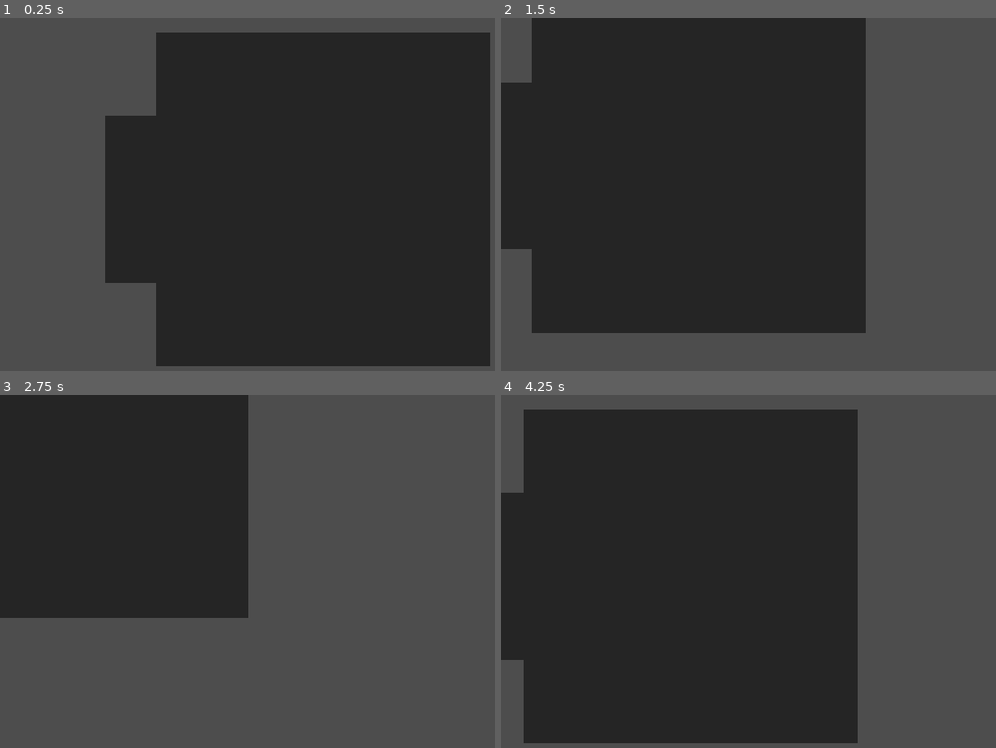
Above: before the commit, frames 1-4 (two rows, left to right).
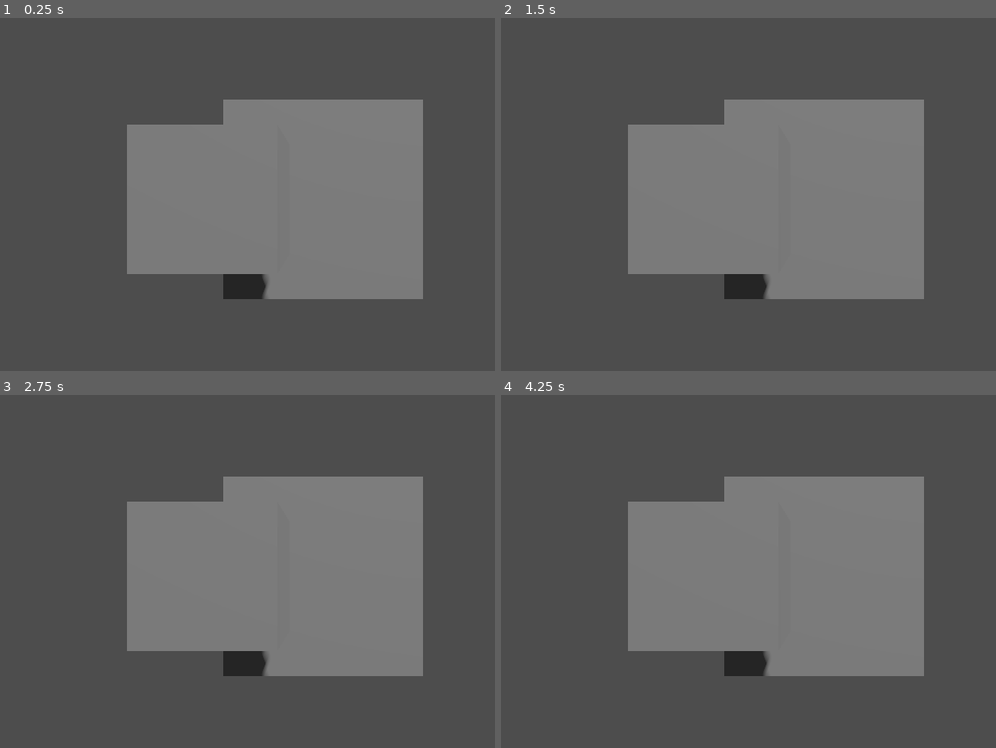
Above: after the commit, the same moments.

Repository: ledtylenol/project_aqua
Game: Godot game, scene res://node_3d.tscn
Same seed, same stepped clock (60 frames per second), same inputs: the game is played once before the commit and once after it. The project has no main scene, so this scene is started directly.
Inputs:
- Up to frame 1 (0.25 s): no input
- Up to frame 2 (1.5 s): tap Enter at 0.5 s; hold Right (ui_right) 0.53-1.28 s; hold Down (ui_down) from 1.28 s (still down)
- Up to frame 3 (2.75 s): release Down (ui_down) at 2.03 s; hold Right (ui_right) from 2.03 s (still down)
- Up to frame 4 (4.25 s): release Right (ui_right) at 2.78 s; hold Up (ui_up) 2.78-3.53 s; hold Left (ui_left) from 3.53 s (still down)

The runs differ from the first frame. In frame 1, 68% of the frame differs, in the area x 21-100%, y 4-99%; in frame 2, 69%; in frame 3, 54%; in frame 4, 73%, in the area x 0-86%, y 4-99%.

Commit message:
asdf

Diff:
--- a/camera_3d.gd
+++ b/camera_3d.gd
@@ -1,6 +1,6 @@
 extends Camera3D
 func _physics_process(delta: float) -> void:
-	var dir = Input.get_vector("ui_left", "ui_right", "ui_down", "ui_up")
+	var dir = Input.get_vector("left", "right", "down", "up")
 	position += basis * xy(dir) * delta
 	var rot = Input.get_axis("rotate_right", "rotate_left")
 	rotate_z(rot * delta * 2 * PI)
--- /dev/null
+++ b/entities/player/player.tscn
@@ -0,0 +1,3 @@
+[gd_scene format=3 uid="uid://w3yajl0x6a16"]
+
+[node name="Player" type="CharacterBody3D"]
--- a/node_3d.tscn
+++ b/node_3d.tscn
@@ -12,12 +12,11 @@
 [node name="Node3D" type="Node3D"]
 
 [node name="DirectionalLight3D" type="DirectionalLight3D" parent="."]
-transform = Transform3D(-0.866025, -0.433013, 0.25, 0, 0.5, 0.866025, -0.5, 0.75, -0.433013, 0, 0, 0)
+transform = Transform3D(-0.866025, -0.433013, 0.25, 0.353553, -0.176777, 0.918559, -0.353553, 0.883883, 0.306186, 0, 0, 0)
 shadow_enabled = true
 
 [node name="Camera3D" type="Camera3D" parent="."]
 keep_aspect = 0
-projection = 1
 current = true
 size = 3.86761
 script = ExtResource("1_a202f")
--- a/project.godot
+++ b/project.godot
@@ -26,3 +26,23 @@
 "events": [Object(InputEventKey,"resource_local_to_scene":false,"resource_name":"","device":-1,"window_id":0,"alt_press …(192 unchanged characters)…
 ]
 }
+up={
+"deadzone": 0.2,
+"events": [Object(InputEventKey,"resource_local_to_scene":false,"resource_name":"","device":-1,"window_id":0,"alt_pressed":false,"shift_pressed":false,"ctrl_pressed":false,"meta_pressed":false,"pressed":false,"keycode":0,"physical_keycode":87,"key_label":0,"unicode":119,"location":0,"echo":false,"script":null)
+]
+}
+down={
+"deadzone": 0.2,
+"events": [Object(InputEventKey,"resource_local_to_scene":false,"resource_name":"","device":-1,"window_id":0,"alt_pressed":false,"shift_pressed":false,"ctrl_pressed":false,"meta_pressed":false,"pressed":false,"keycode":0,"physical_keycode":83,"key_label":0,"unicode":115,"location":0,"echo":false,"script":null)
+]
+}
+left={
+"deadzone": 0.2,
+"events": [Object(InputEventKey,"resource_local_to_scene":false,"resource_name":"","device":-1,"window_id":0,"alt_pressed":false,"shift_pressed":false,"ctrl_pressed":false,"meta_pressed":false,"pressed":false,"keycode":0,"physical_keycode":65,"key_label":0,"unicode":97,"location":0,"echo":false,"script":null)
+]
+}
+right={
+"deadzone": 0.2,
+"events": [Object(InputEventKey,"resource_local_to_scene":false,"resource_name":"","device":-1,"window_id":0,"alt_pressed":false,"shift_pressed":false,"ctrl_pressed":false,"meta_pressed":false,"pressed":false,"keycode":0,"physical_keycode":68,"key_label":0,"unicode":100,"location":0,"echo":false,"script":null)
+]
+}
